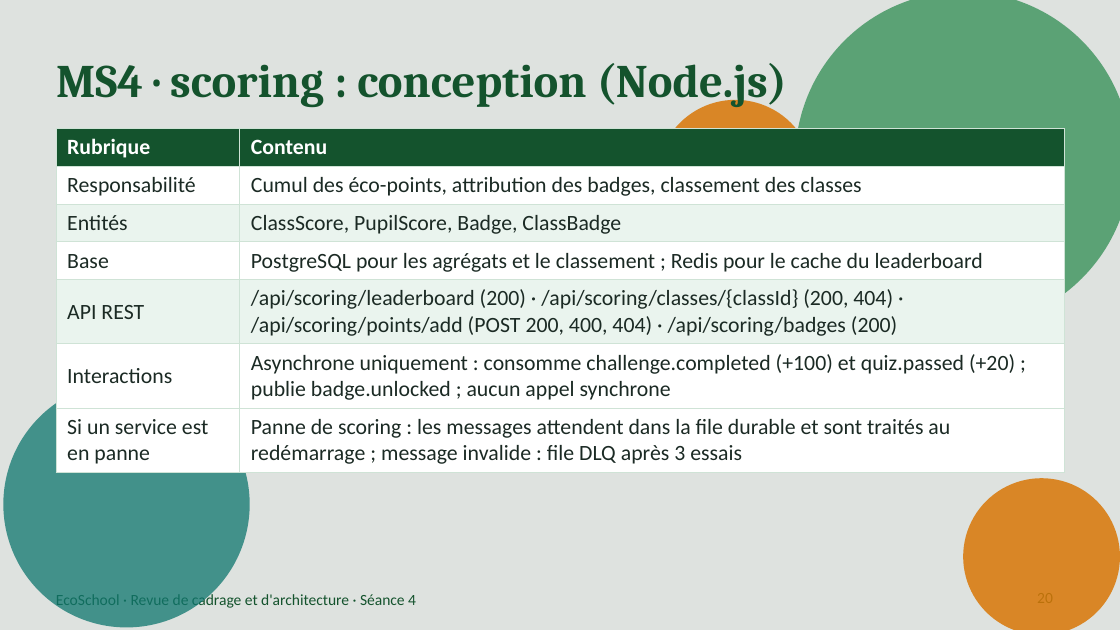
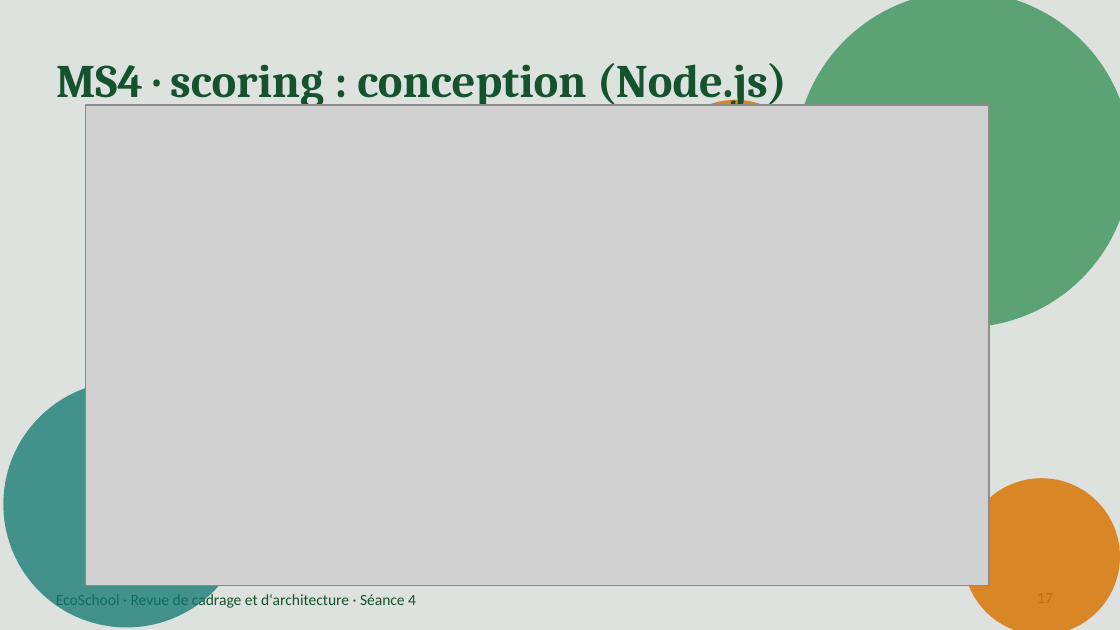
Before and after one commit to mustapha605/EcoSchool, a slide deck: slide 17 of Documentation/Presentation/EcoSchool_Presentation.pptx (slide 20 before the commit). Drawn at 1120x630 pixels with LibreOffice and Linux fonts; fonts in the diff are those of the drawing; grey boxes stand for pictures. Boxes give left, top, right and bottom in pixels: in the first picture for what was removed or moved away, otherwise in the second. Text is boxed around its words. In the diff, an @@ line names an element or a change of style, - is before the commit and + after.

```diff
--- a/Documentation/Presentation/EcoSchool_Presentation.pptx
+++ b/Documentation/Presentation/EcoSchool_Presentation.pptx
@@ picture added at (85,105,989,586) @@
@@ table removed at (56,129,1064,468), 7 rows, 2 columns @@
-Rubrique | Contenu
-Responsabilité | Cumul des éco-points, attribution des badges, classement des classes
-Entités | ClassScore, PupilScore, Badge, ClassBadge
-Base | PostgreSQL pour les agrégats et le classement ; Redis pour le cache du leaderboard
-API REST | /api/scoring/leaderboard (200) · /api/scoring/classes/{classId} (200, 404) · /api/scoring/points/add (POST 200, 400, 404) · /api/scoring/badges (200)
-Interactions | Asynchrone uniquement : consomme challenge.completed (+100) et quiz.passed (+20) ; publie badge.unlocked ; aucun appel synchrone
-Si un service est en panne | Panne de scoring : les messages attendent dans la file durable et sont traités au redémarrage ; message invalide : file DLQ après 3 essais
```
Also in this commit, not shown: 13 other slides changed, 3 slides removed.
